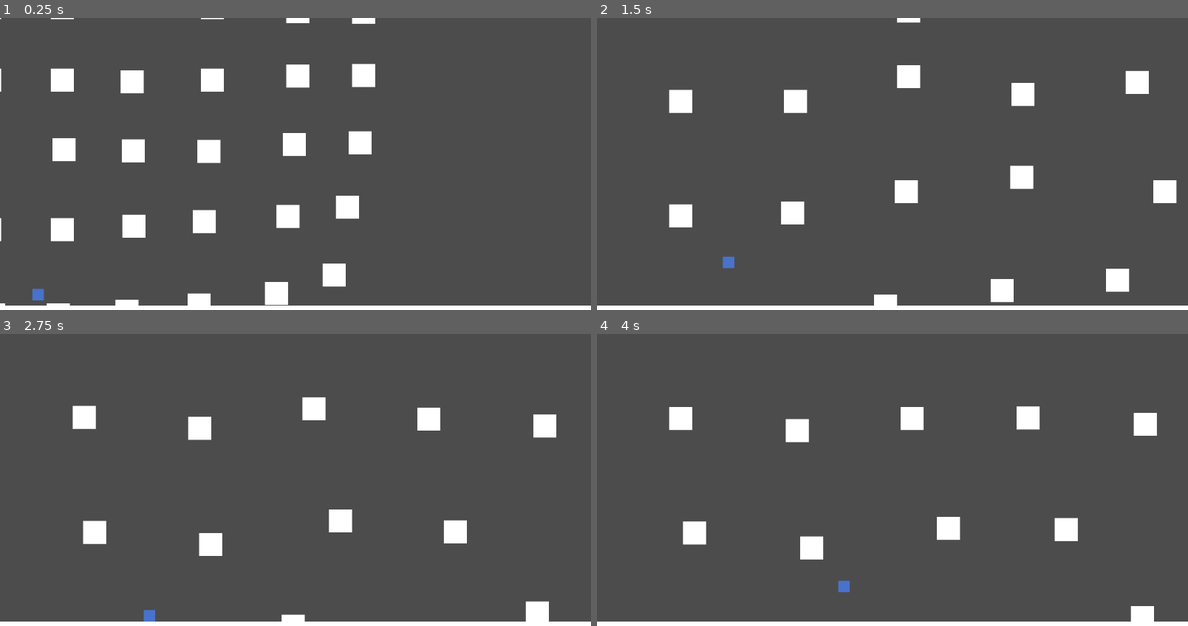
Above: before the commit, frames 1-4 (two rows, left to right).
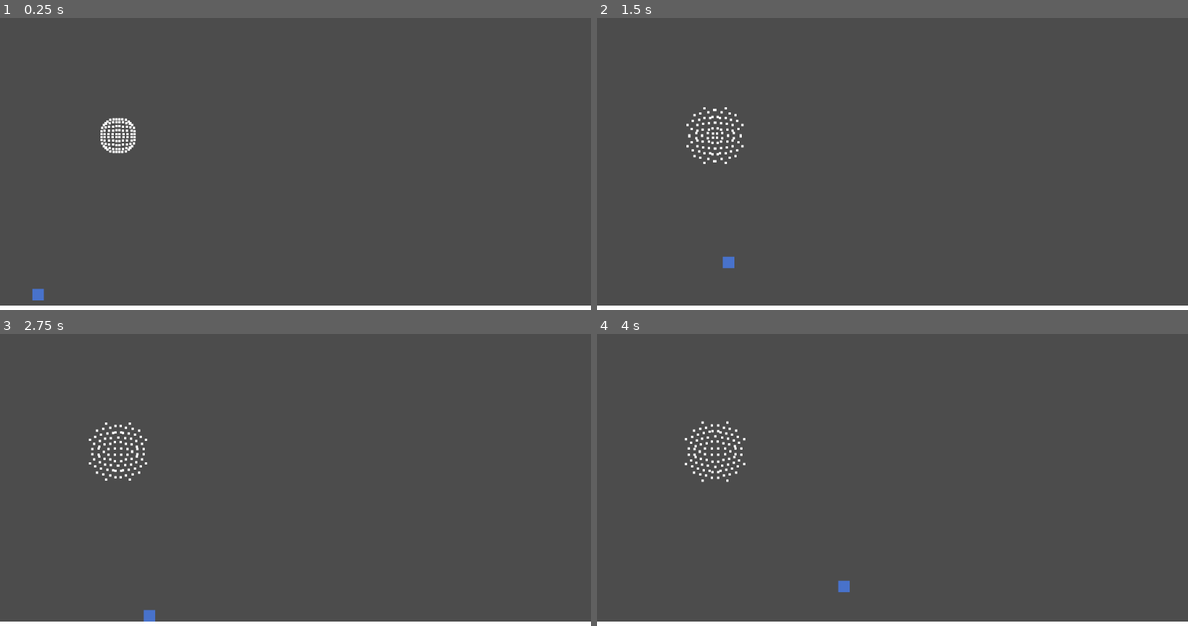
Above: after the commit, the same moments.

Repository: panic-fennecs/elements-godot
Game: Godot game, scene res://src/Main.tscn
Two runs of this game, one before a commit and one after it. Both use one fixed random seed, a clock stepped at 60 frames per second and the inputs below.
Inputs:
- Up to frame 1 (0.25 s): no input
- Up to frame 2 (1.5 s): hold D (right) from 0.53 s (still down); tap W (jump) at 0.77 s
- Up to frame 3 (2.75 s): tap W (jump) at 1.52 s; release D (right) at 2.03 s; hold A (left) from 2.03 s (still down)
- Up to frame 4 (4 s): release A (left) at 2.78 s; hold D (right) from 2.78 s (still down); tap W (jump) at 3.02, 3.77 s

The runs differ from the first frame. In frame 1, 6.2% of the frame differs, in the area x 0-64%, y 0-99%; in frame 2, 4.4%; in frame 3, 3.6%; in frame 4, 3.5%.

Commit message:
improved element-size

Diff:
--- a/src/level/Element.tscn
+++ b/src/level/Element.tscn
@@ -6,10 +6,10 @@
 script = ExtResource( 1 )
 
 [node name="ColorRect" type="ColorRect" parent="."]
-margin_left = -20.0
-margin_top = -20.0
-margin_right = 20.0
-margin_bottom = 20.0
+margin_left = -2.0
+margin_top = -2.0
+margin_right = 2.0
+margin_bottom = 2.0
 __meta__ = {
 "_edit_use_anchors_": false
 }
--- a/src/level/Level.gd
+++ b/src/level/Level.gd
@@ -1,6 +1,6 @@
 extends Node2D
 
-const REPEL_DISTANCE = 200
+const REPEL_DISTANCE = 10
 
 var p = preload("res://src/level/Element.tscn")
 
@@ -16,7 +16,7 @@
 func _ready():
 	for x in range(10):
 		for y in range(10):
-			_add_elem(Vector2(x*10, y*10))
+			_add_elem(Vector2(x+200, y+200))
 
 func _physics_process(delta):
 	for e1 in elements:
